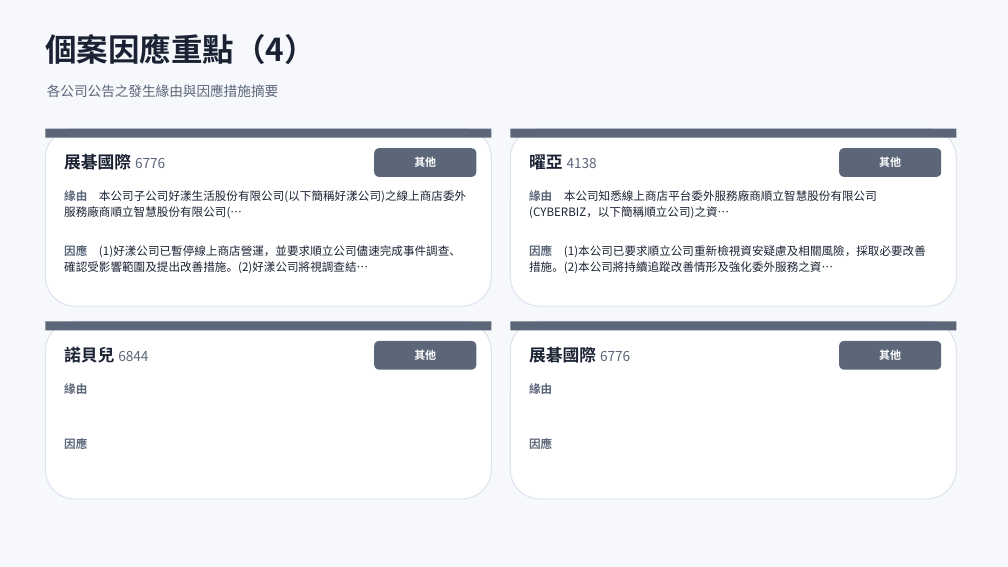
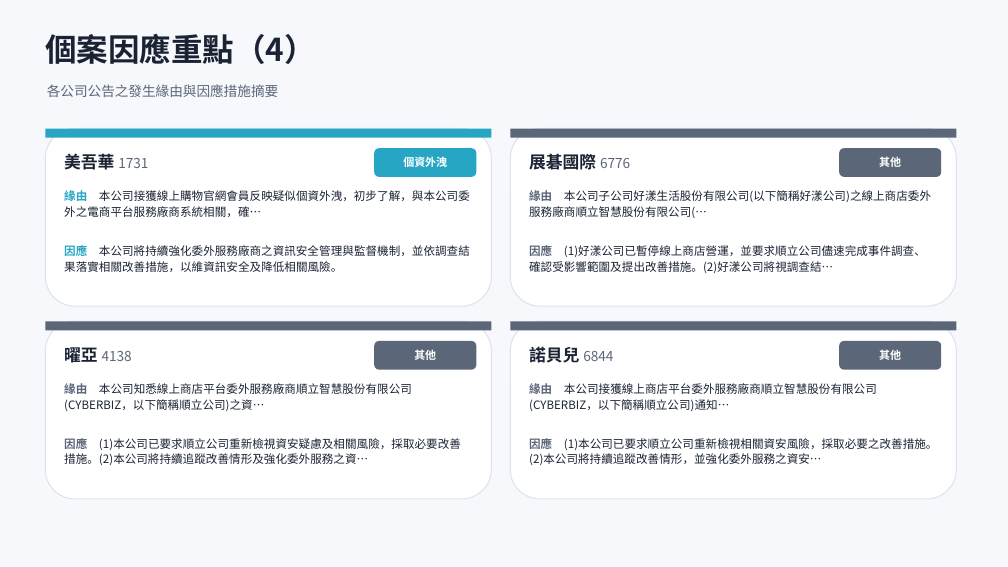
Before and after one commit to Johnnylin77/mops-isec-monitor, a slide deck: slide 9 of 資安事件因應分析.pptx. Drawn at 1008x567 pixels with LibreOffice and Linux fonts; fonts in the diff are those of the drawing. Boxes give left, top, right and bottom in pixels: in the first picture for what was removed or moved away, otherwise in the second. Text is boxed around its words. In the diff, an @@ line names an element or a change of style, - is before the commit and + after.

```diff
--- a/資安事件因應分析.pptx
+++ b/資安事件因應分析.pptx
@@ rectangle at [45,129,492,138]: fill #5C6679 to #27A6C4 @@
@@ rounded rectangle at [374,148,476,177]: fill #5C6679 to #27A6C4 @@
@@ text at [64,151,148,173]: text changed; size 16 to 13 pt; text colour #1A2233 to #5C6679; bold off @@
-展碁國際 6776
+美吾華 1731
@@ text at [403,157,447,167]: text changed @@
-其他
+個資外洩
@@ text at [529,151,630,173]: text changed; size 13 to 16 pt; text colour #5C6679 to #1A2233; bold on @@
-曜亞 4138
+展碁國際 6776
@@ text at [64,190,470,217]: text changed @@
-緣由 本公司子公司好漾生活股份有限公司(以下簡稱好漾公司)之線上商店委外服務廠商順立智慧股份有限公司(…
+緣由 本公司接獲線上購物官網會員反映疑似個資外洩，初步了解，與本公司委外之電商平台服務廠商系統相關，確…
@@ text at [529,190,931,218]: text changed @@
-緣由 本公司知悉線上商店平台委外服務廠商順立智慧股份有限公司(CYBERBIZ，以下簡稱順立公司)之資…
+緣由 本公司子公司好漾生活股份有限公司(以下簡稱好漾公司)之線上商店委外服務廠商順立智慧股份有限公司(…
@@ text at [64,243,470,272]: text changed @@
-因應 (1)好漾公司已暫停線上商店營運，並要求順立公司儘速完成事件調查、確認受影響範圍及提出改善措施。(2)好漾公司將視調查結…
+因應 本公司將持續強化委外服務廠商之資訊安全管理與監督機制，並依調查結果落實相關改善措施，以維資訊安全及降低相關風險。
@@ text at [529,245,926,273]: text changed @@
-因應 (1)本公司已要求順立公司重新檢視資安疑慮及相關風險，採取必要改善措施。(2)本公司將持續追蹤改善情形及強化委外服務之資…
+因應 (1)好漾公司已暫停線上商店營運，並要求順立公司儘速完成事件調查、確認受影響範圍及提出改善措施。(2)好漾公司將視調查結…
@@ text at [64,347,132,363]: text changed @@
-諾貝兒 6844
+曜亞 4138
@@ text at [529,347,613,363]: text changed; size 16 to 13 pt; text colour #1A2233 to #5C6679; bold off @@
-展碁國際 6776
+諾貝兒 6844
@@ text at [64,383,412,411]: text changed; text colour #5C6679 to #1A2233; bold off @@
-緣由
+緣由 本公司知悉線上商店平台委外服務廠商順立智慧股份有限公司(CYBERBIZ，以下簡稱順立公司)之資…
@@ text at [529,383,877,411]: text changed; text colour #5C6679 to #1A2233; bold off @@
-緣由
+緣由 本公司接獲線上商店平台委外服務廠商順立智慧股份有限公司(CYBERBIZ，以下簡稱順立公司)通知…
@@ text at [64,438,461,465]: text changed; text colour #5C6679 to #1A2233; bold off @@
-因應
+因應 (1)本公司已要求順立公司重新檢視資安疑慮及相關風險，採取必要改善措施。(2)本公司將持續追蹤改善情形及強化委外服務之資…
@@ text at [529,438,938,465]: text changed; text colour #5C6679 to #1A2233; bold off @@
-因應
+因應 (1)本公司已要求順立公司重新檢視相關資安風險，採取必要之改善措施。(2)本公司將持續追蹤改善情形，並強化委外服務之資安…
```
Also in this commit, not shown: 12 other slides changed, 1 slide added, 2 other files.
